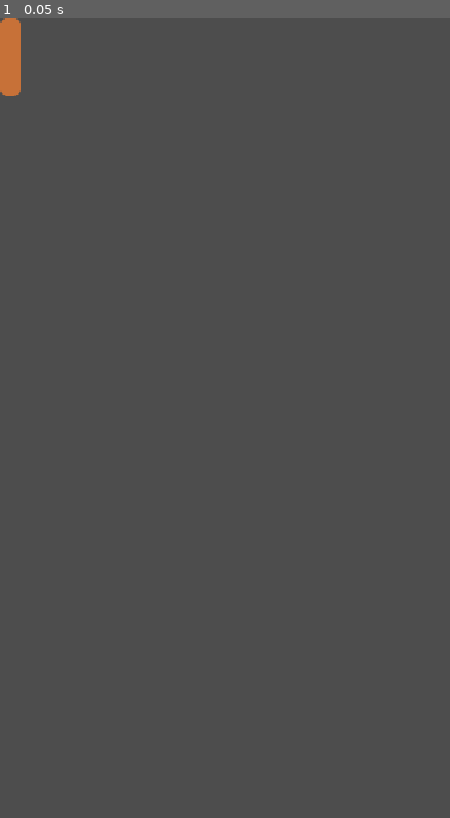
Above: before the commit, frame 1.
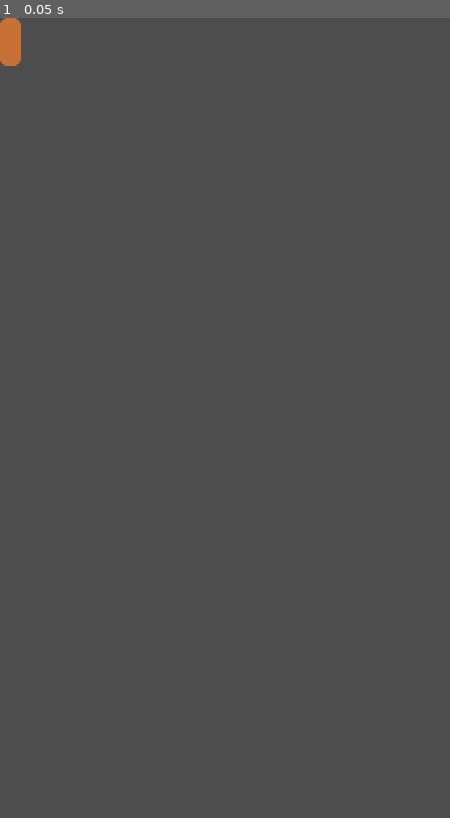
Above: after the commit, the same moment.

Repository: ActuallySanta/Fantasy-Guild-Manager
Game: Godot game, scene res://Scenes/UI/summary_entry.tscn
The game is run twice, just before and just after one commit, with the same random seed, the same clock (stepped at 60 frames per second) and the same inputs. This scene is started directly instead of the project's main scene.
Inputs:
- Up to frame 1 (0.05 s): no input

The runs differ from the first frame. In frame 1, 0.2% of the frame differs, in the area x 0-5%, y 5-10%.

Commit message:
color working for summary

Diff:
--- a/Scenes/UI/summary_entry.tscn
+++ b/Scenes/UI/summary_entry.tscn
@@ -24,18 +24,23 @@
 layout_mode = 2
 theme_override_constants/separation = 8
 
-[node name="HeaderLabel" type="Label" parent="EntryColumn" unique_id=917094200]
+[node name="HeaderLabel" type="RichTextLabel" parent="EntryColumn" unique_id=973054476]
 unique_name_in_owner = true
 layout_mode = 2
-theme_override_font_sizes/font_size = 22
-autowrap_mode = 3
+bbcode_enabled = true
+fit_content = true
+scroll_active = false
 
-[node name="PartyLabel" type="Label" parent="EntryColumn" unique_id=19493753]
+[node name="PartyLabel" type="RichTextLabel" parent="EntryColumn" unique_id=380330468]
 unique_name_in_owner = true
 layout_mode = 2
-autowrap_mode = 3
+bbcode_enabled = true
+fit_content = true
+scroll_active = false
 
-[node name="StoryLabel" type="Label" parent="EntryColumn" unique_id=967886022]
+[node name="StoryLabel" type="RichTextLabel" parent="EntryColumn" unique_id=1980256267]
 unique_name_in_owner = true
 layout_mode = 2
-autowrap_mode = 3
+bbcode_enabled = true
+fit_content = true
+scroll_active = false
--- a/Scripts/UI/summary_entry.gd
+++ b/Scripts/UI/summary_entry.gd
@@ -10,9 +10,9 @@
 const FAIL_COLOR := Color(0.9, 0.4, 0.4)
 
 # unique labels for nodes
-@onready var _header_label: Label = %HeaderLabel
-@onready var _party_label: Label = %PartyLabel
-@onready var _story_label: Label = %StoryLabel
+@onready var _header_label: RichTextLabel = %HeaderLabel
+@onready var _party_label: RichTextLabel = %PartyLabel
+@onready var _story_label: RichTextLabel = %StoryLabel
 
 # result is a Dictionary built by day_bar.gd
 # ["quest":, "party": [...], "story":, "succeeded": true/false]
